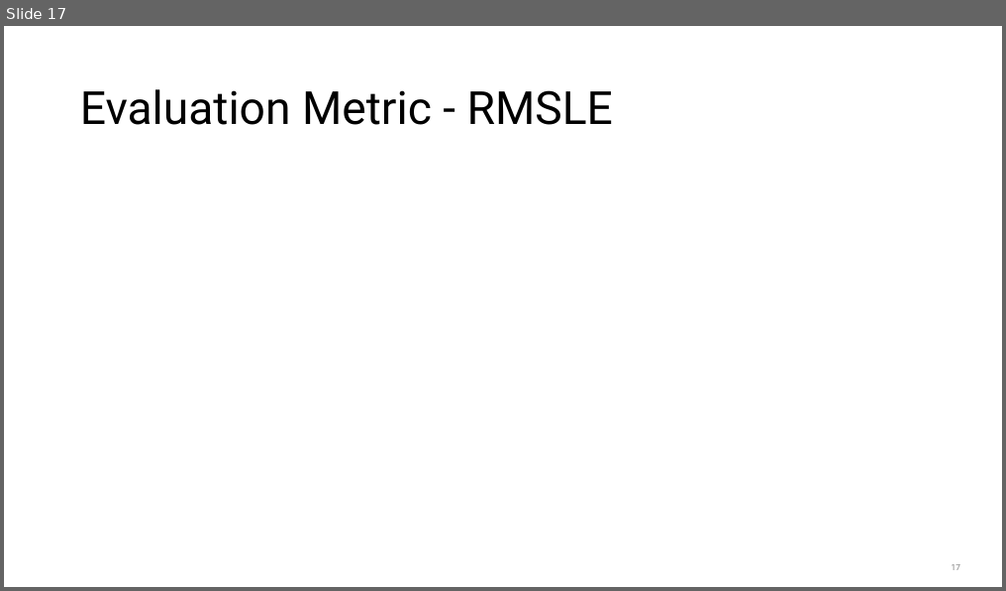
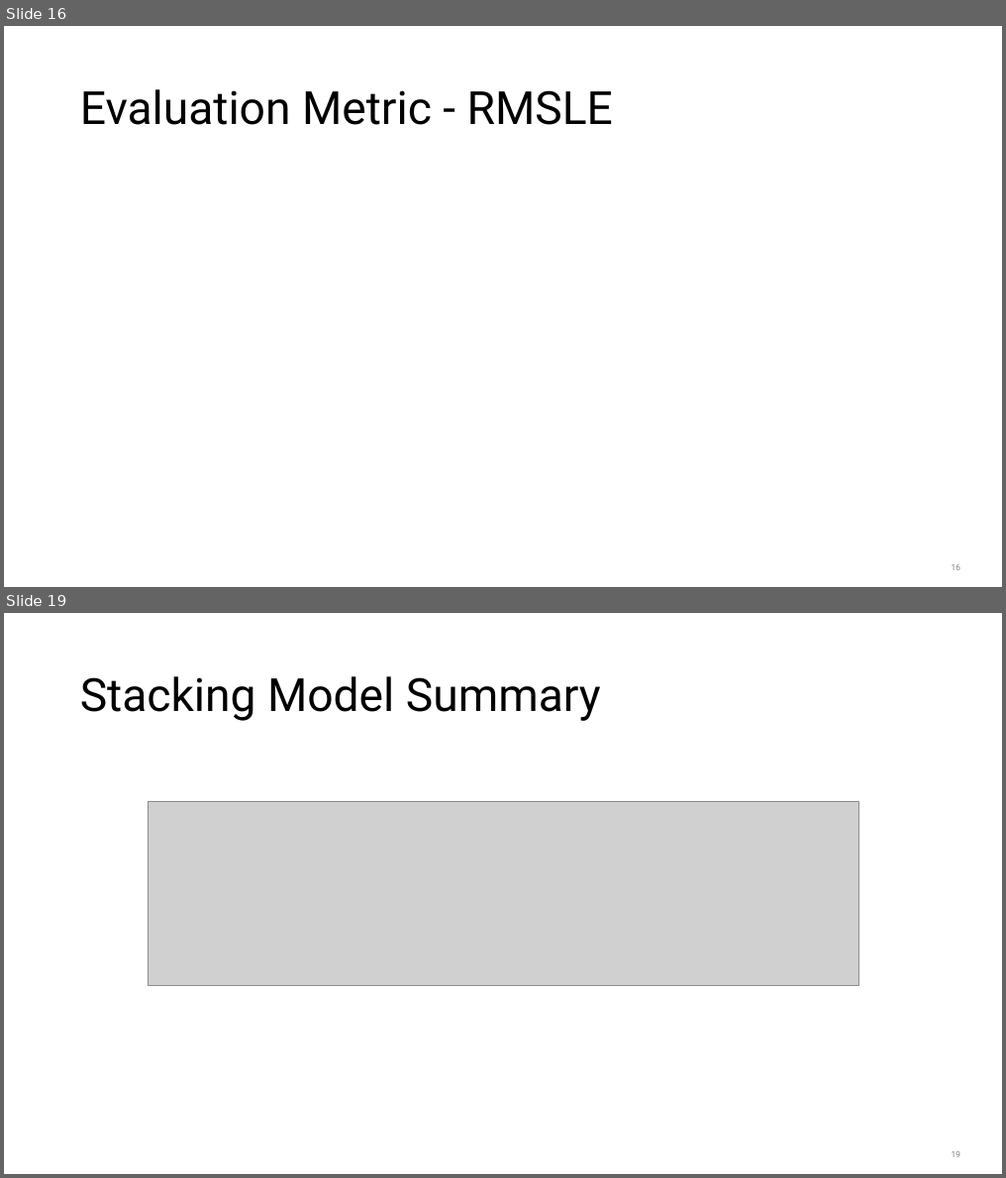
Before and after one commit to shashankvmaiya/Bike-Sharing-Demand-Prediction, a slide deck: Reports/Final_Presentation.pptx. Shown one above the other, each under a label of ours: slide 17 before the commit, slides 16 and 19 after it; the slides between them are not shown. The pictures are 1006x591 and 1006x1178 pixels, drawn with LibreOffice and Linux fonts; fonts in the diff are those of the drawing; grey boxes stand for pictures. Boxes give left, top, right and bottom in pixels: in the first picture for what was removed or moved away, otherwise in the second. Text is boxed around its words. In the diff, an @@ line names an element or a change of style, - is before the commit and + after.

```diff
--- a/Reports/Final_Presentation.pptx
+++ b/Reports/Final_Presentation.pptx
@@ slide 19 added at (x1=4, y1=613, x2=1002, y2=1174), background #FFFFFF; not listed: 1 template element that a slide beside it also shows @@
@@ title added at (x1=80, y1=676, x2=601, y2=721), 44 pt, text #000000 @@
+Stacking Model Summary
@@ picture added at (x1=148, y1=802, x2=859, y2=986) @@
@@ what was slide 17 is now slide 16 @@
@@ page number at (x1=951, y1=565, x2=960, y2=570): text changed @@
-17
+16
```
Also in this commit, not shown: 4 slides changed, 1 other slide added, 2 slides removed, 5 other files.
